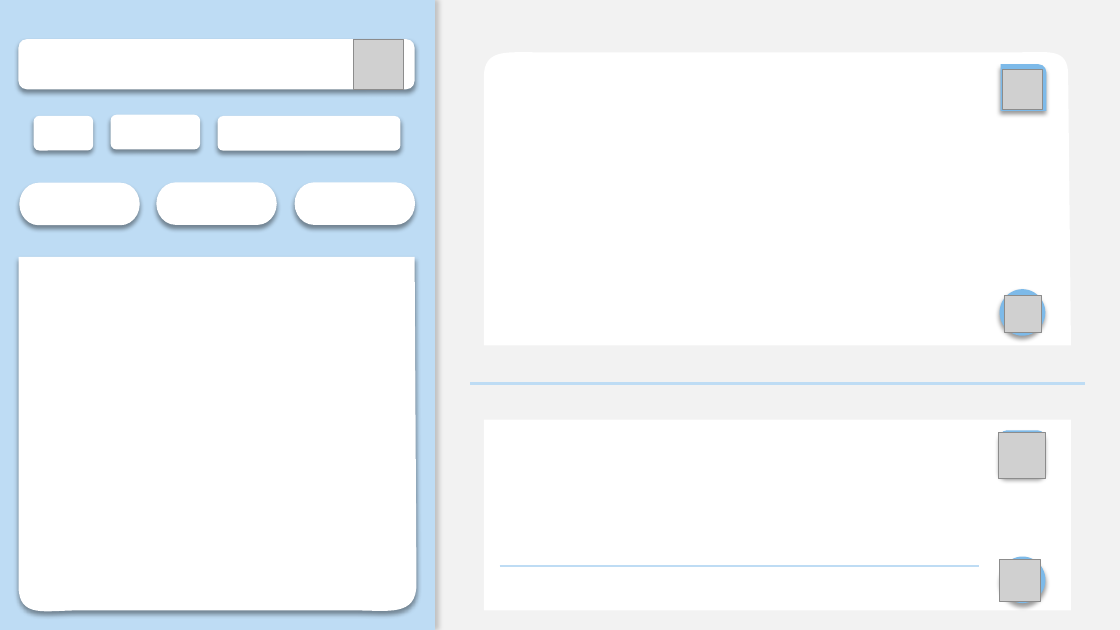
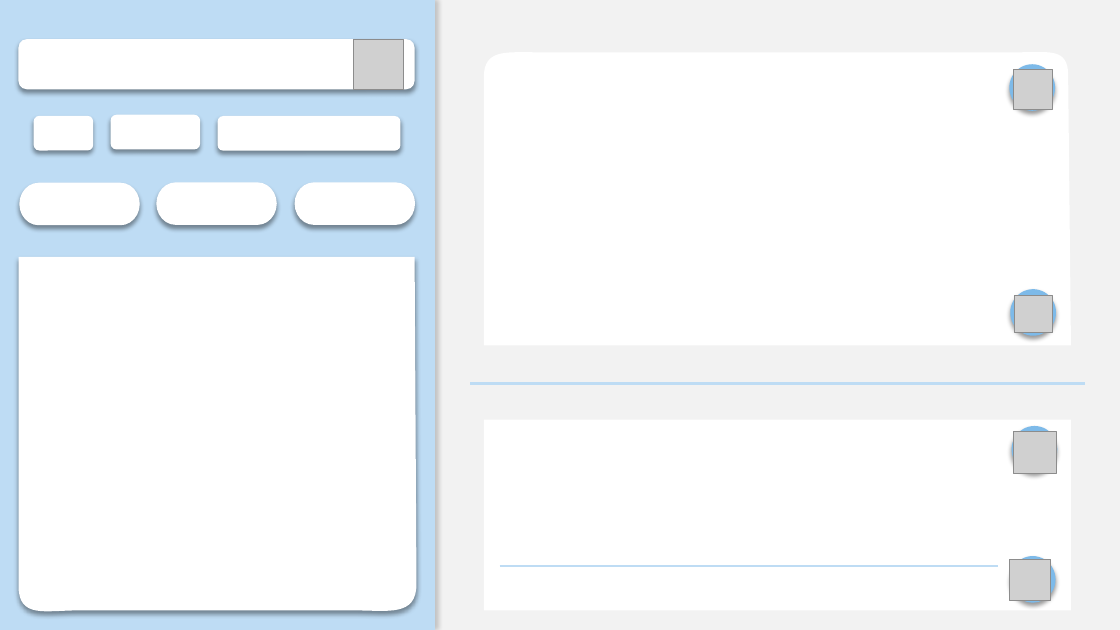
Before and after one commit to Rhapsody027/NCCU-Course-System-2.0, a slide deck: slide 1 of src/main/resources/nccu/GUI.pptx. Drawn at 1120x630 pixels with LibreOffice and Linux fonts; fonts in the diff are those of the drawing; grey boxes stand for pictures; background and template pictures are left out. Boxes give left, top, right and bottom in pixels: in the first picture for what was removed or moved away, otherwise in the second. Text is boxed around its words. In the diff, an @@ line names an element or a change of style, - is before the commit and + after.

```diff
--- a/src/main/resources/nccu/GUI.pptx
+++ b/src/main/resources/nccu/GUI.pptx
@@ 3 pictures, 3 ellipses, 1 rectangle: place and size @@
-3 pictures, 3 ellipses, 1 rectangle at <box>434,0,1120,630</box>
+3 pictures, 3 ellipses, 1 rectangle at <box>445,0,1120,630</box>
@@ ellipse at <box>1010,65,1055,111</box>: round rect to ellipse @@
@@ ellipse: place and size @@
-ellipse at <box>1000,430,1045,476</box>
+ellipse at <box>1012,426,1057,472</box>
@@ ellipse at <box>1012,426,1057,472</box>: rounded rectangle to ellipse @@
@@ picture: place and size @@
-picture at <box>999,432,1045,478</box>
+picture at <box>1013,431,1056,474</box>
@@ line moved from (500, 566) - (980, 566) to (500, 566) - (998, 566) @@
```
Also in this commit, not shown: 1 other slide changed, 20 other files.
